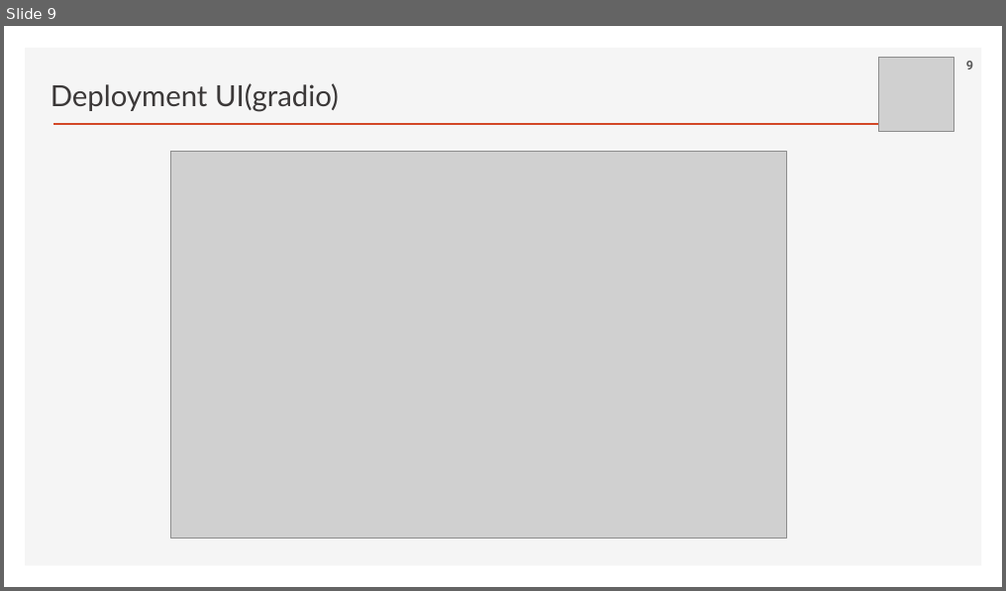
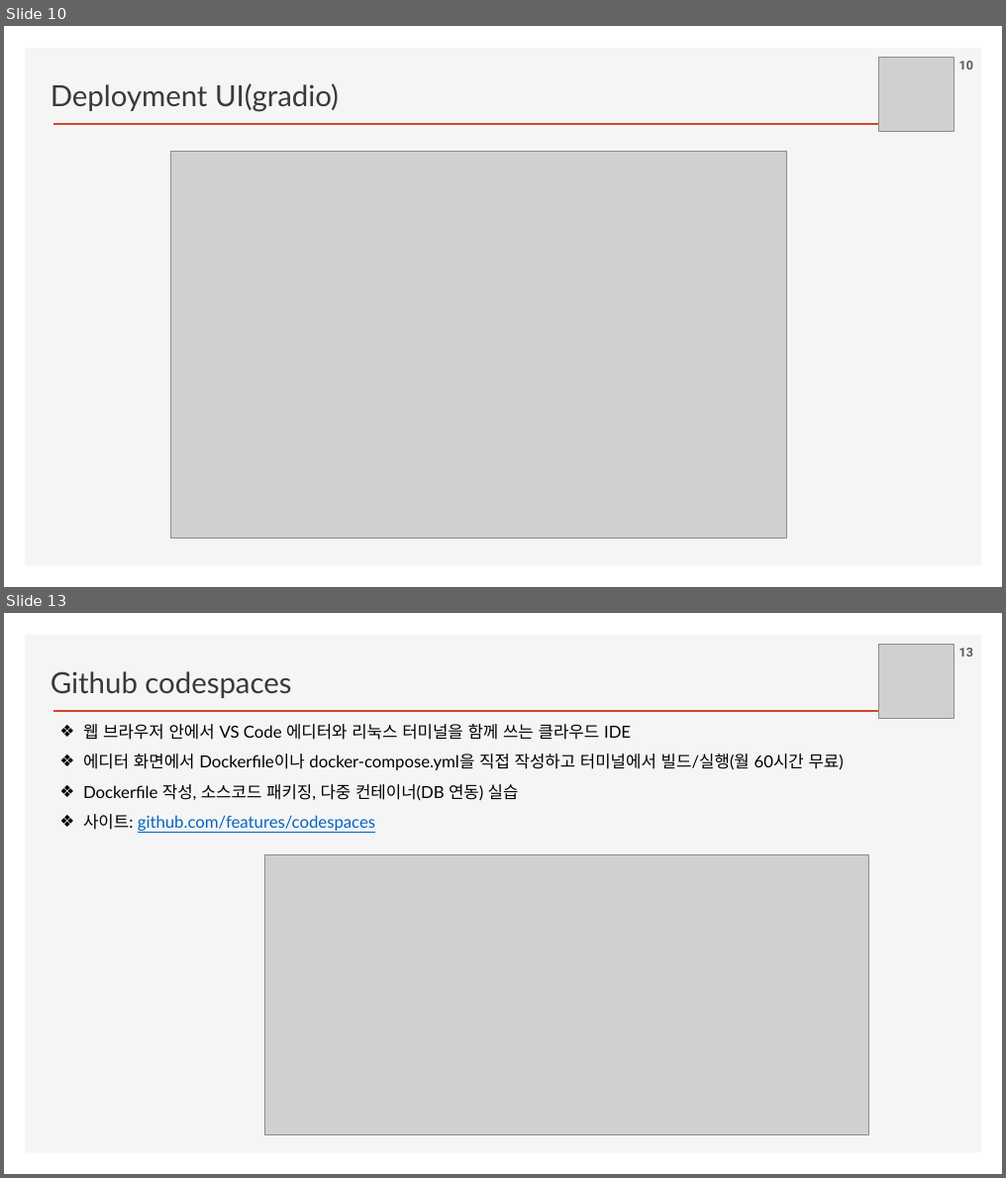
Before and after one commit to ancestor9/2026_Fall_Learning-Langchain-AI-Agent, a slide deck: PPTs/00_App Deployment.pptx. Shown one above the other, each under a label of ours: slide 9 before the commit, slides 10 and 13 after it; the slides between them are not shown. The pictures are 1006x591 and 1006x1178 pixels, drawn with LibreOffice and Linux fonts; fonts in the diff are those of the drawing; grey boxes stand for pictures; background and template pictures are left out. Boxes give left, top, right and bottom in pixels: in the first picture for what was removed or moved away, otherwise in the second. Text is boxed around its words. In the diff, an @@ line names an element or a change of style, - is before the commit and + after.

```diff
--- a/PPTs/00_App Deployment.pptx
+++ b/PPTs/00_App Deployment.pptx
@@ slide 13 added at [4, 613, 1002, 1174], background #FFFFFF; not listed: 2 template elements that a slide beside it also shows @@
@@ text added at [51, 671, 291, 698], 28 pt, text #3B3838 @@
+Github codespaces
@@ picture added at [879, 644, 954, 719] @@
@@ page number added at [959, 648, 973, 657], 12 pt, text #595959, bold @@
+13
@@ text added at [83, 724, 844, 831], 16 pt, text #000000 @@
+❖ 웹 브라우저 안에서 VS Code 에디터와 리눅스 터미널을 함께 쓰는 클라우드 IDE
+❖ 에디터 화면에서 Dockerfile이나 docker-compose.yml을 직접 작성하고 터미널에서 빌드/실행(월 60시간 무료)
+❖ Dockerfile 작성, 소스코드 패키징, 다중 컨테이너(DB 연동) 실습
+❖ 사이트: github.com/features/codespaces
@@ picture added at [265, 856, 868, 1136] @@
@@ what was slide 9 is now slide 10 @@
@@ page number at [959, 61, 973, 70]: text changed @@
-9
+10
```
Also in this commit, not shown: 1 slide changed, 7 other slides added, 1 other file.
